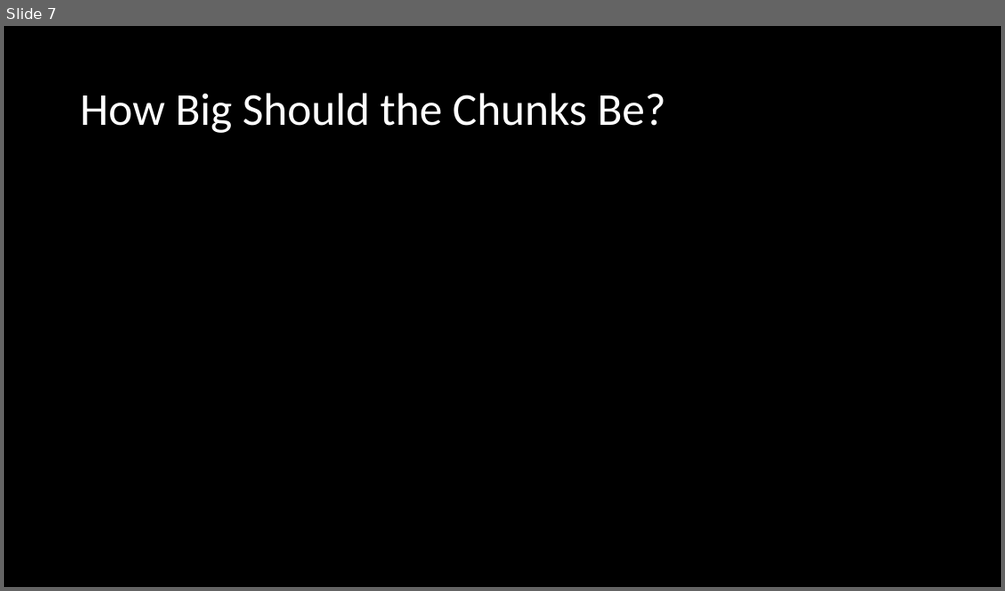
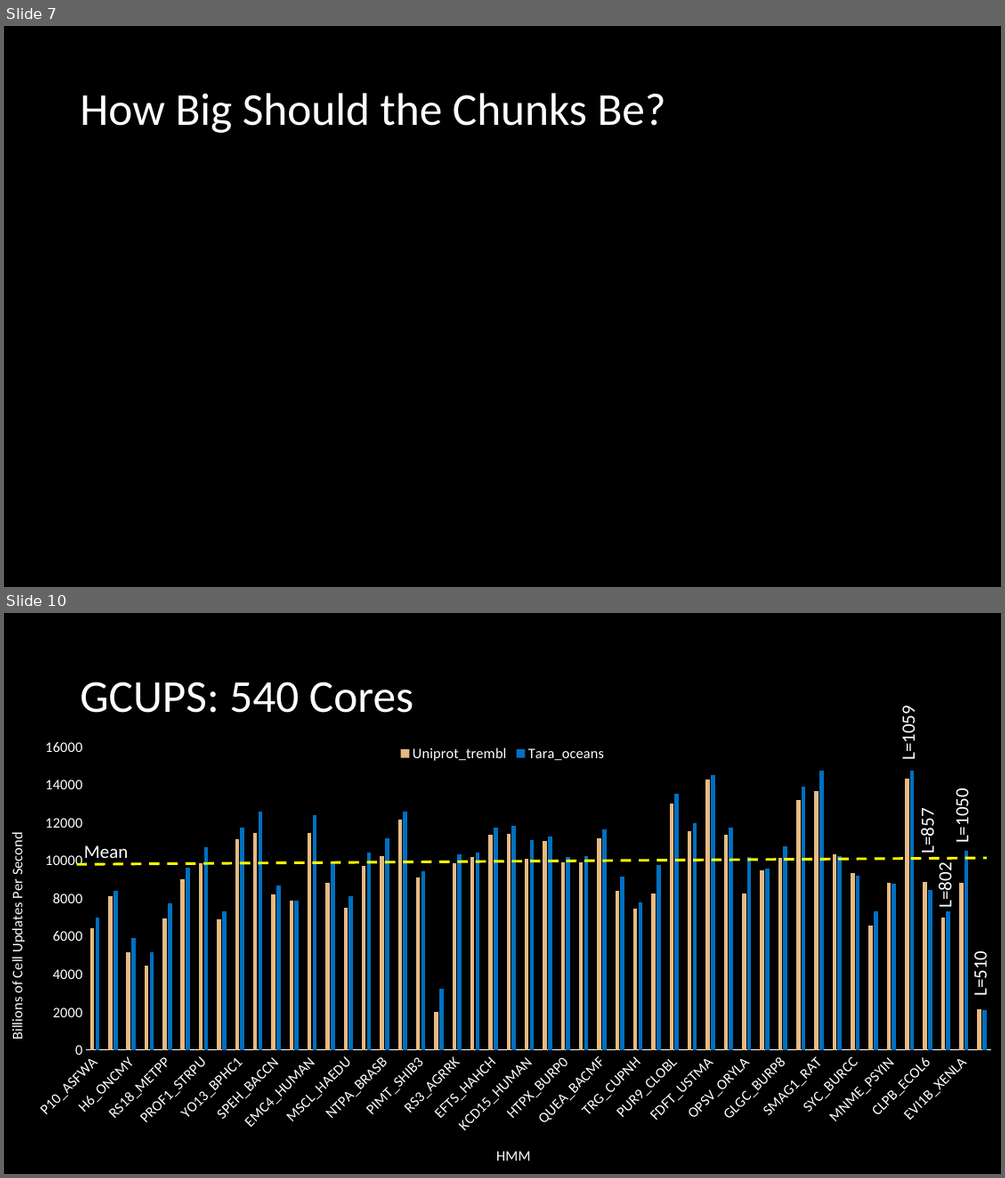
Before and after one commit to npcarter/data, a slide deck: Lab Meeting 5_25_17.pptx. Shown one above the other, each under a label of ours: slide 7 before the commit, slides 7 and 10 after it; the slides between them are not shown. The pictures are 1005x591 and 1005x1178 pixels, drawn with LibreOffice and Linux fonts; fonts in the diff are those of the drawing. Boxes give left, top, right and bottom in pixels: in the first picture for what was removed or moved away, otherwise in the second. Text is boxed around its words. In the diff, an @@ line names an element or a change of style, - is before the commit and + after.

```diff
--- a/Lab Meeting 5_25_17.pptx
+++ b/Lab Meeting 5_25_17.pptx
@@ slide 10 added at (4,613,1001,1174), background #000000 @@
@@ title added at (80,682,413,713), 44 pt, text #FFFFFF @@
+GCUPS: 540 Cores
@@ text added at (897,711,920,759), 18 pt, text #FFFFFF @@
+L=1059
@@ column chart added at (4,737,1001,1174) @@
+categories: P10_ASFWA, PRGJ_SALTY, H6_ONCMY, MT2H_BOVIN, RS18_METPP, YAEH_SALTY, PROF1_STRPU, RS14_ACICJ, YO13_BPHC1, BP40_BPPHE, SPEH_BACCN, GCSH_BORA1, EMC4_HUMAN, RM11_RECAM, MSCL_HAEDU, RS5_ANAMM, NTPA_BRASB, KDUI_YERE8, PIMT_SHIB3, RBL_PINPS, RS3_AGRRK, LEXA_RHORT, EFTS_HAHCH, META_SYNP6, KCD15_HUMAN, Y5318_PSEAB, HTPX_BURP0, HTPX_SERP5, QUEA_BACMF, PYRK_METAC, TRG_CUPNH, TLX3_HUMAN, PUR9_CLOBL, SYE1_BRUSU, FDFT_USTMA, RIMO_BDEBA, OPSV_ORYLA, CYSK_YEAST, GLGC_BURP8, ECM14_LEPMJ, SMAG1_RAT, MURD_CUPMC, SYC_BURCC, RMLB_MYCTO, MNME_PSYIN, XYNA_THEMA, CLPB_ECOL6, FTSH3_ORYSJ, EVI1B_XENLA, XYLG_YERPA
+Uniprot_trembl: 6400, 8100, 5200, 4400, 6900, 9000, 9900, 6900, 11100, 11500, 8200, 7900, 11500, 8800, 7500, 9700, 10200, 12200, 9100, 2000, 9900, 10200, 11400, 11400, 10100, 11100, 9900, 9900, 11200, 8400, 7500, 8300, 13000, 11600, 14300, 11400, 8300, 9500, 10100, 13200, 13700, 10300, 9400, 6600, 8800, 14300, 8900, 7000, 8800, 2100
+Tara_oceans: 7000, 8400, 5900, 5200, 7800, 9600, 10700, 7300, 11700, 12600, 8700, 7900, 12400, 9900, 8100, 10400, 11200, 12600, 9400, 3200, 10300, 10400, 11700, 11800, 11100, 11300, 10200, 10300, 11700, 9200, 7800, 9800, 13600, 12000, 14500, 11800, 10200, 9600, 10800, 13900, 14800, 10300, 9200, 7300, 8800, 14800, 8500, 7300, 10500, 2100
@@ text added at (950,794,973,842), 18 pt, text #FFFFFF @@
+L=1050
@@ text added at (916,812,939,852), 18 pt, text #FFFFFF @@
+L=857
@@ text added at (84,845,128,863), 18 pt, text #FFFFFF @@
+Mean
@@ line added from (77, 864) to (987, 858), #FFFF00 2.5 pt dashed @@
@@ text added at (933,867,956,907), 18 pt, text #FFFFFF @@
+L=802
@@ text added at (969,955,992,995), 18 pt, text #FFFFFF @@
+L=510
```
Also in this commit, not shown: 5 other slides added, 2 other files.
